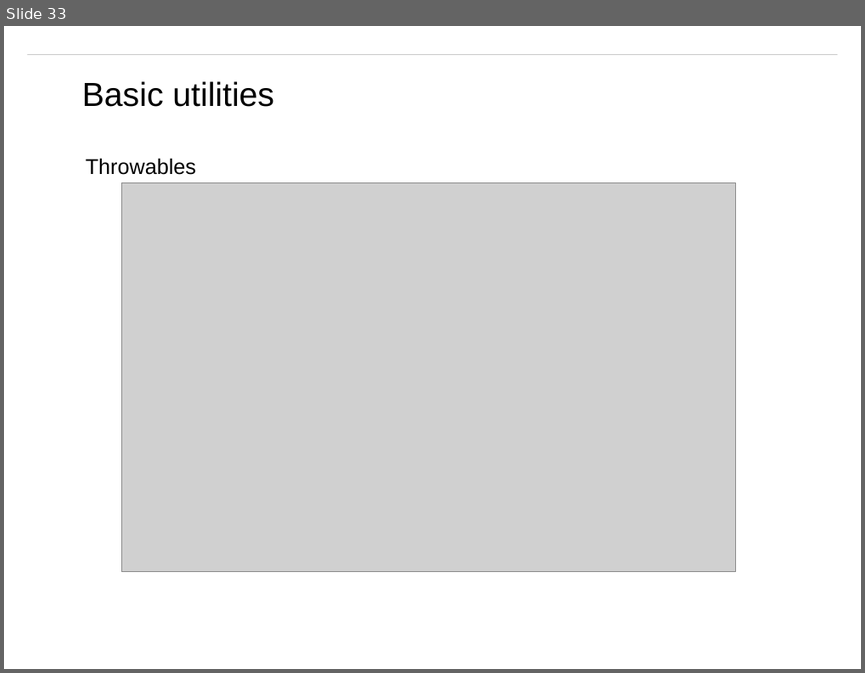
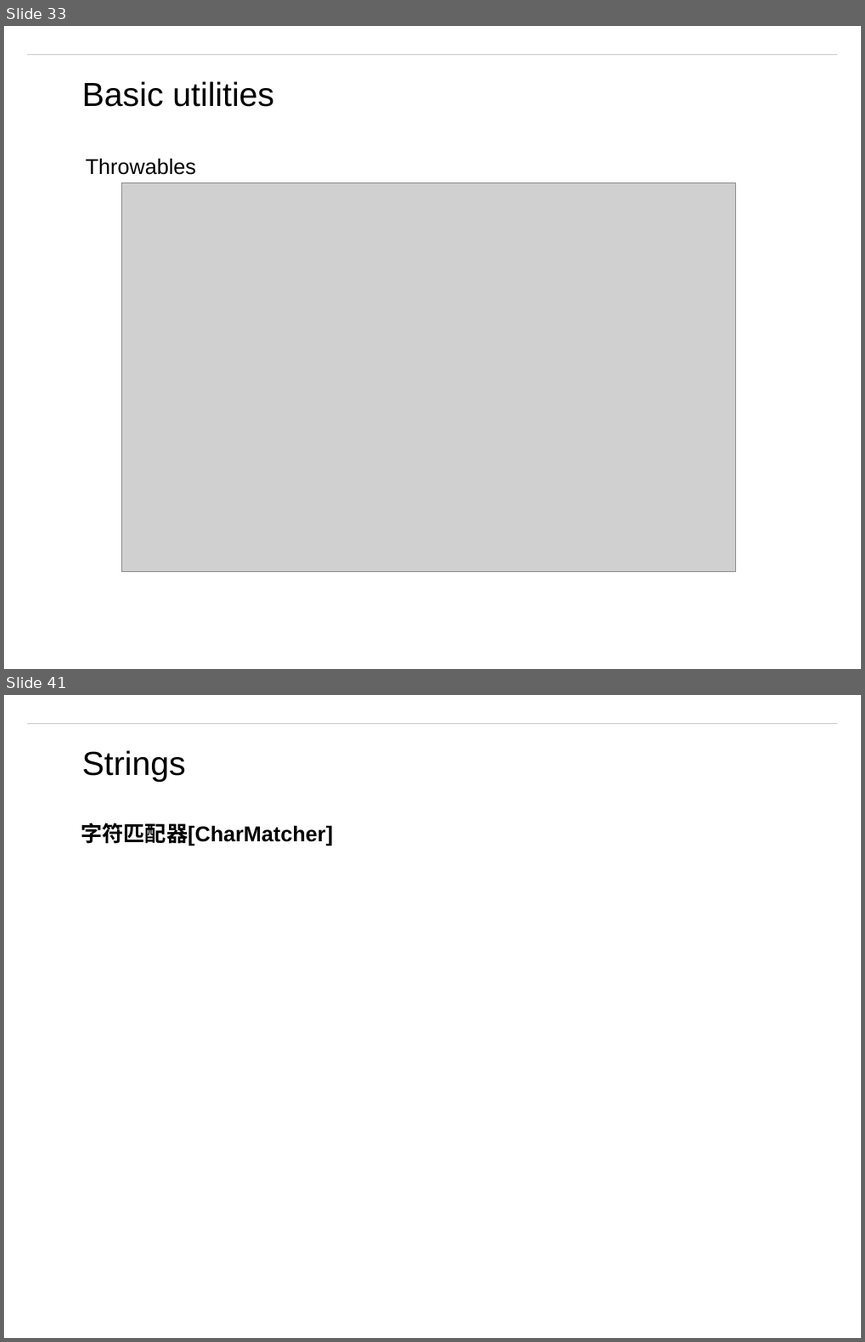
Before and after one commit to matt19870107/Guava, a slide deck: Guava.pptx. Shown one above the other, each under a label of ours: slide 33 before the commit, slides 33 and 41 after it; the slides between them are not shown. The pictures are 865x673 and 865x1342 pixels, drawn with LibreOffice and Linux fonts; fonts in the diff are those of the drawing; grey boxes stand for pictures; background and template pictures are left out. Boxes give left, top, right and bottom in pixels: in the first picture for what was removed or moved away, otherwise in the second. Text is boxed around its words. In the diff, an @@ line names an element or a change of style, - is before the commit and + after.

```diff
--- a/Guava.pptx
+++ b/Guava.pptx
@@ slide 41 added at <box>4,695,861,1338</box>, background #FFFFFF; not listed: 1 template element that a slide beside it also shows @@
@@ text added at <box>82,750,186,782</box>, 28 pt, text #000000 @@
+Strings
@@ text added at <box>80,823,333,846</box>, 18 pt, text #000000, bold @@
+字符匹配器[CharMatcher]
```
Also in this commit, not shown: 1 slide changed, 7 other slides added, 7 other files.
